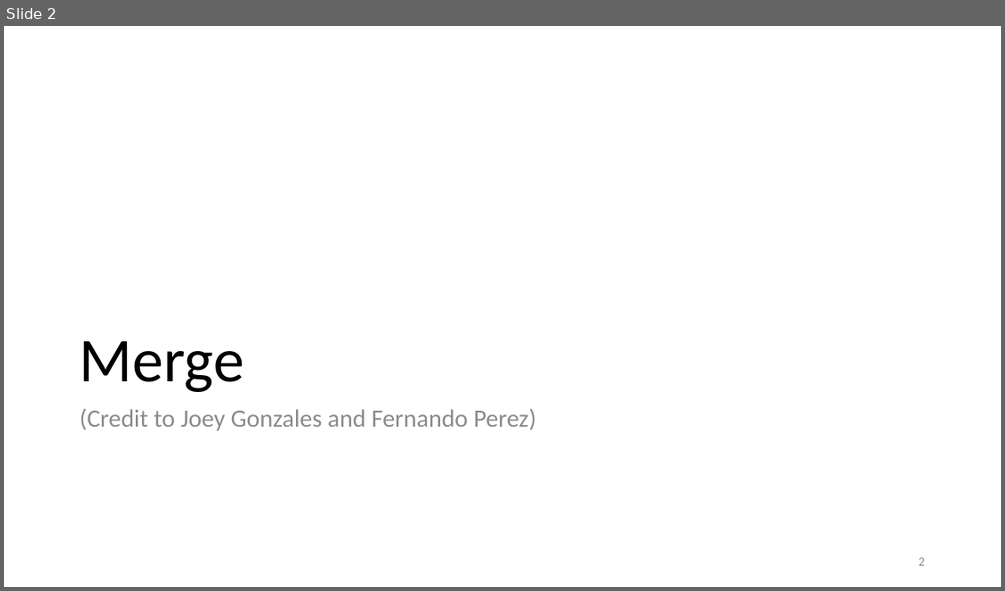
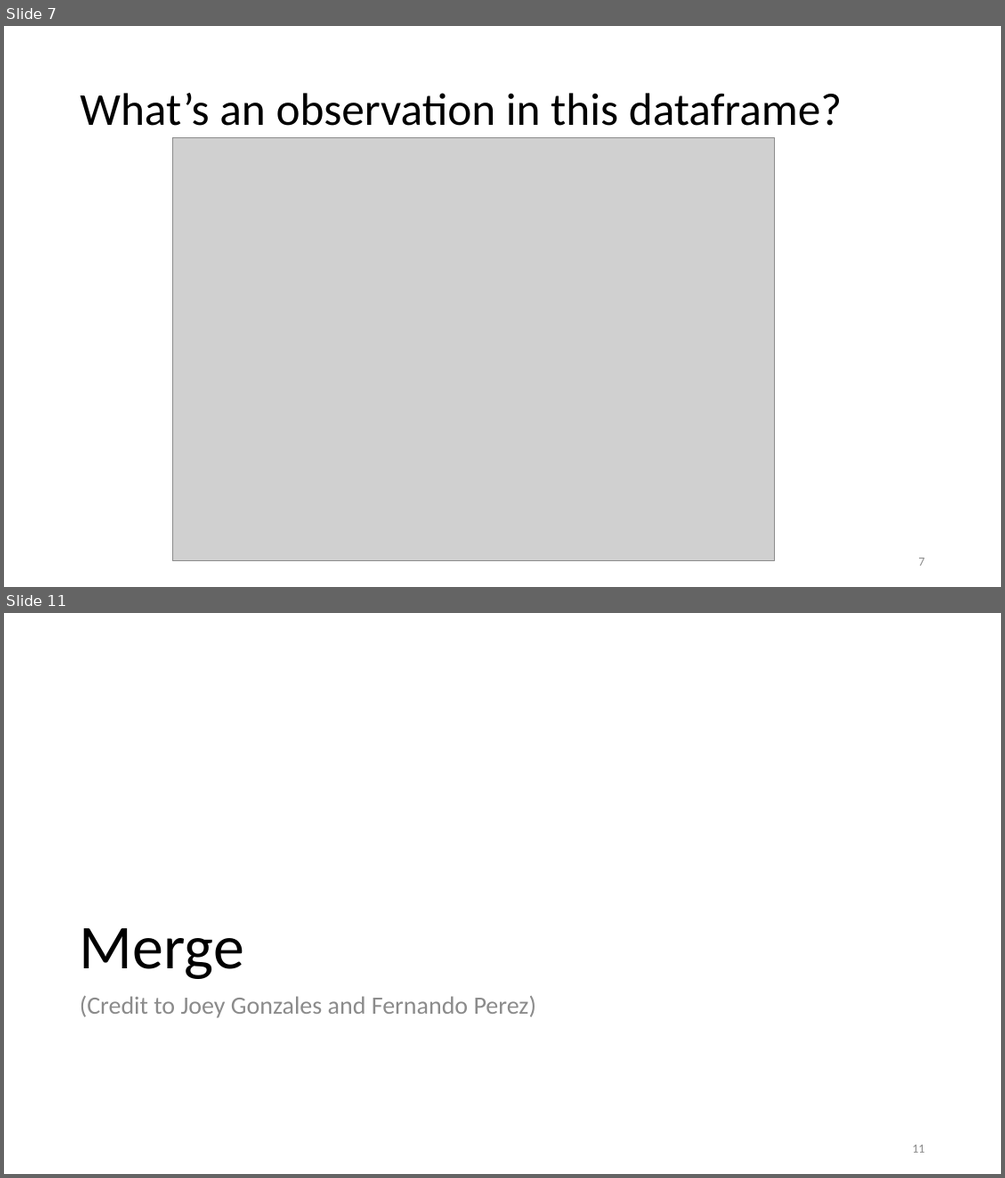
Before and after one commit to duncancallaway/ER131_2023, a slide deck: lecture/Lecture 04 Sept 5/04 Merge-Groupby.pptx. Shown one above the other, each under a label of ours: slide 2 before the commit, slides 7 and 11 after it; the slides between them are not shown. The pictures are 1005x591 and 1005x1178 pixels, drawn with LibreOffice and Linux fonts; fonts in the diff are those of the drawing; grey boxes stand for pictures. Boxes give left, top, right and bottom in pixels: in the first picture for what was removed or moved away, otherwise in the second. Text is boxed around its words. In the diff, an @@ line names an element or a change of style, - is before the commit and + after.

```diff
--- a/lecture/Lecture 04 Sept 5/04 Merge-Groupby.pptx
+++ b/lecture/Lecture 04 Sept 5/04 Merge-Groupby.pptx
@@ slide 7 added at (x1=4, y1=26, x2=1001, y2=587), background #FFFFFF @@
@@ title added at (x1=80, y1=93, x2=841, y2=126), 44 pt, text #000000 @@
+What’s an observation in this dataframe?
@@ picture added at (x1=172, y1=137, x2=774, y2=561) @@
@@ page number added at (x1=918, y1=557, x2=924, y2=565), 12 pt, text #8C8C8C @@
+7
@@ what was slide 2 is now slide 11 @@
@@ page number at (x1=912, y1=1144, x2=924, y2=1152): text changed @@
-2
+11
```
Also in this commit, not shown: 3 slides changed, 10 other slides added, 9 other files.
